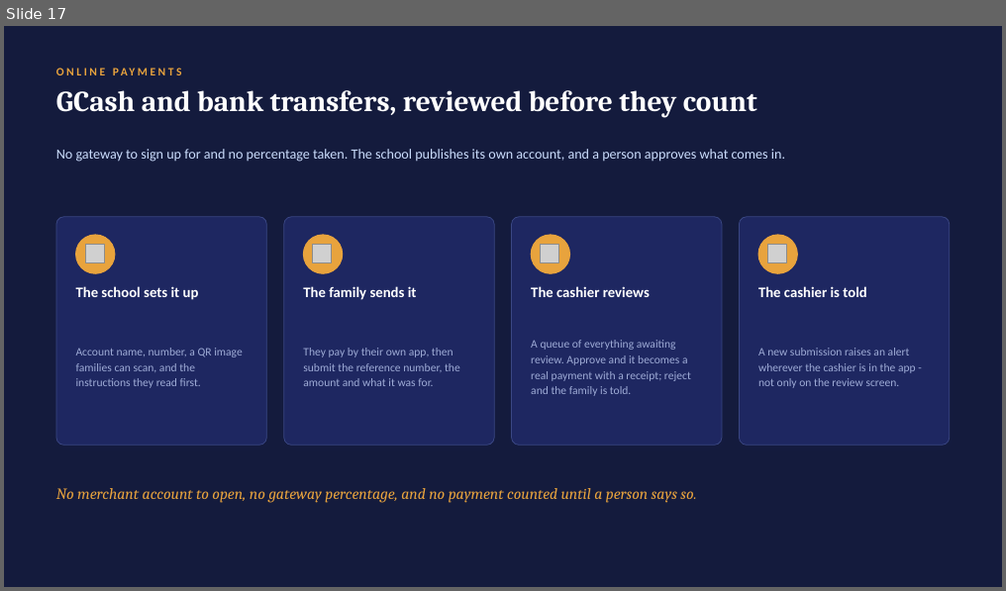
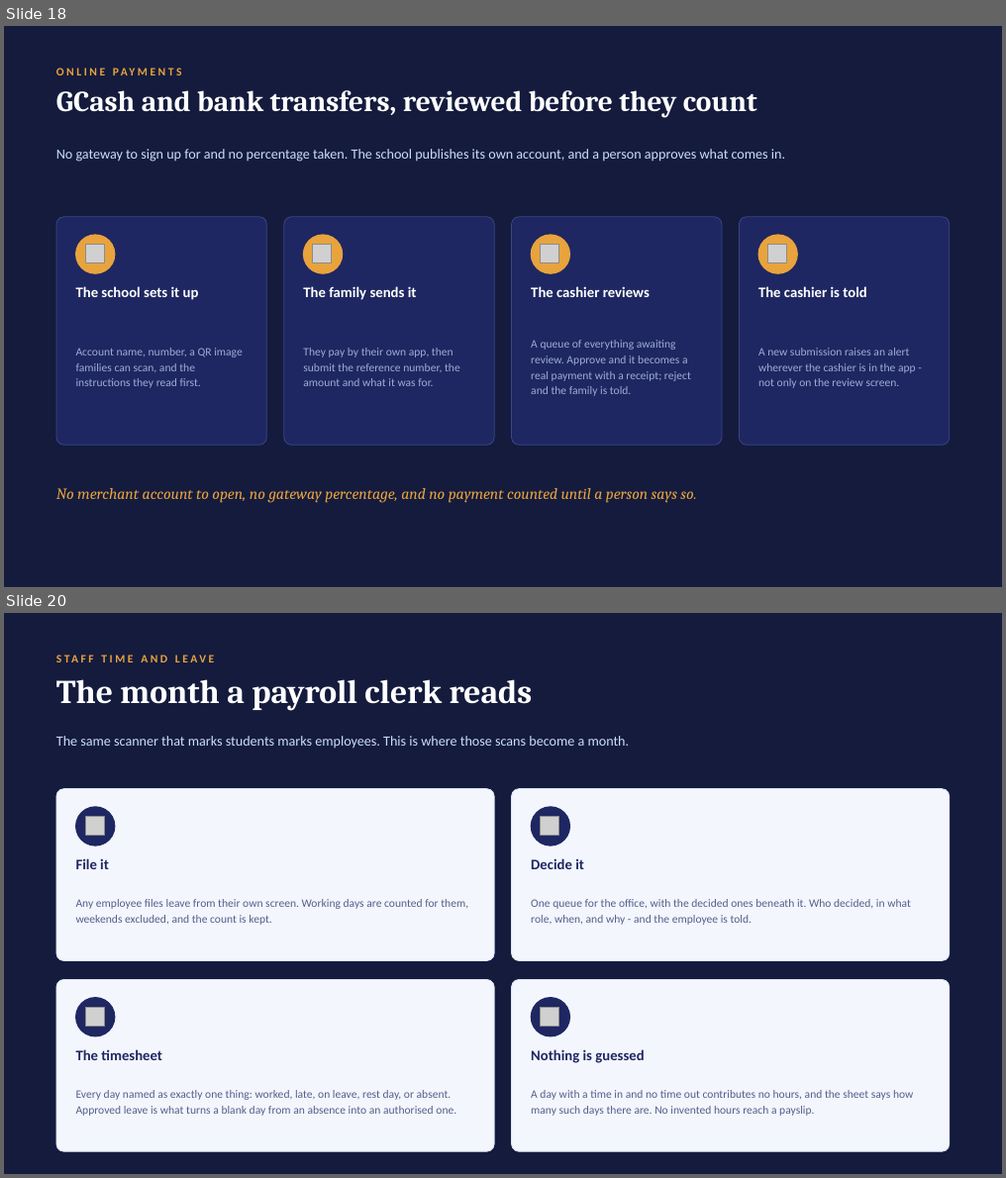
Before and after one commit to jcem0615-rgb/School-saas, a slide deck: marketing/LogicClass-Demo.pptx. Shown one above the other, each under a label of ours: slide 17 before the commit, slides 18 and 20 after it; the slides between them are not shown. The pictures are 1006x591 and 1006x1178 pixels, drawn with LibreOffice and Linux fonts; fonts in the diff are those of the drawing; grey boxes stand for pictures. Boxes give left, top, right and bottom in pixels: in the first picture for what was removed or moved away, otherwise in the second. Text is boxed around its words. In the diff, an @@ line names an element or a change of style, - is before the commit and + after.

```diff
--- a/marketing/LogicClass-Demo.pptx
+++ b/marketing/LogicClass-Demo.pptx
@@ slide 20 added at (4, 613, 1002, 1174), background #141B3D @@
@@ text added at (56, 649, 949, 668), 11 pt, text #E8A33D, bold @@
+STAFF TIME AND LEAVE
@@ text added at (56, 679, 533, 711), 32 pt, text #FFFFFF, bold @@
+The month a payroll clerk reads
@@ text added at (56, 736, 630, 749), 13.5 pt, text #CADCFC @@
+The same scanner that marks students marks employees. This is where those scans become a month.
@@ rounded rectangle added at (56, 789, 494, 961), fill #F3F6FD, outline #DCE4F5 0.75 pt @@
@@ rounded rectangle added at (512, 789, 949, 961), fill #F3F6FD, outline #DCE4F5 0.75 pt @@
@@ ellipse added at (76, 807, 115, 846), fill #1E2761, outline #1E2761 1 pt @@
@@ picture added at (85, 816, 104, 835) @@
@@ ellipse added at (531, 807, 570, 846), fill #1E2761, outline #1E2761 1 pt @@
@@ picture added at (541, 816, 559, 835) @@
@@ text added at (76, 859, 109, 869), 14 pt, text #1E2761, bold @@
+File it
@@ text added at (531, 859, 584, 869), 14 pt, text #1E2761, bold @@
+Decide it
@@ text added at (76, 899, 468, 925), 11 pt, text #55608A @@
+Any employee files leave from their own screen. Working days are counted for them, weekends excluded, and the count is kept.
@@ text added at (531, 899, 911, 925), 11 pt, text #55608A @@
+One queue for the office, with the decided ones beneath it. Who decided, in what role, when, and why - and the employee is told.
@@ rounded rectangle added at (56, 980, 494, 1152), fill #F3F6FD, outline #DCE4F5 0.75 pt @@
@@ ellipse added at (76, 998, 115, 1037), fill #1E2761, outline #1E2761 1 pt @@
@@ rounded rectangle added at (512, 980, 949, 1152), fill #F3F6FD, outline #DCE4F5 0.75 pt @@
@@ ellipse added at (531, 998, 570, 1037), fill #1E2761, outline #1E2761 1 pt @@
@@ picture added at (85, 1007, 104, 1026) @@
@@ picture added at (541, 1007, 559, 1026) @@
@@ text added at (76, 1050, 162, 1060), 14 pt, text #1E2761, bold @@
+The timesheet
@@ text added at (531, 1050, 644, 1063), 14 pt, text #1E2761, bold @@
+Nothing is guessed
@@ text added at (76, 1090, 456, 1116), 11 pt, text #55608A @@
+Every day named as exactly one thing: worked, late, on leave, rest day, or absent. Approved leave is what turns a blank day from an absence into an authorised one.
@@ text added at (531, 1090, 913, 1116), 11 pt, text #55608A @@
+A day with a time in and no time out contributes no hours, and the sheet says how many such days there are. No invented hours reach a payslip.
@@ what was slide 17 is now slide 18 @@
```
Also in this commit, not shown: 3 other slides added, 5 other files.
